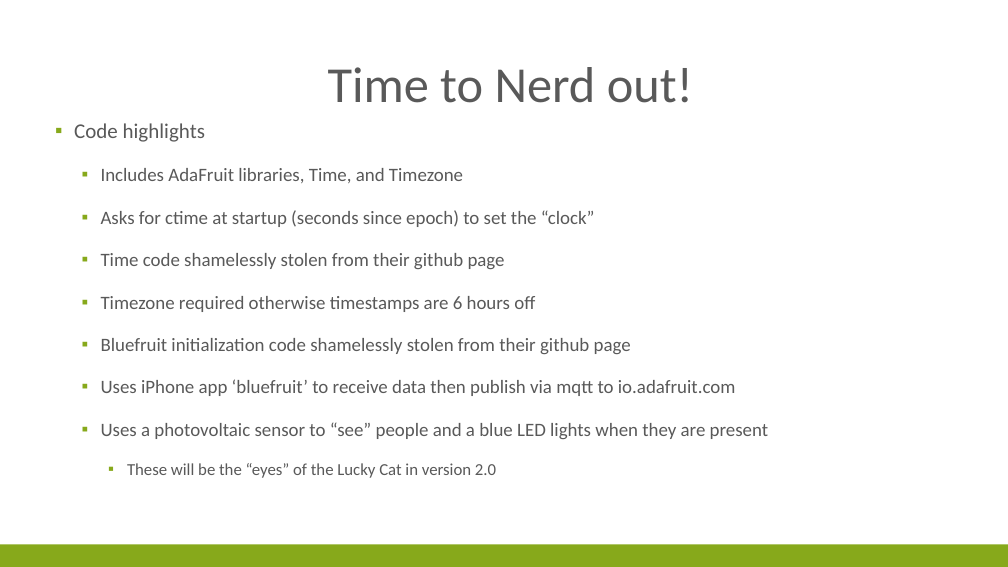
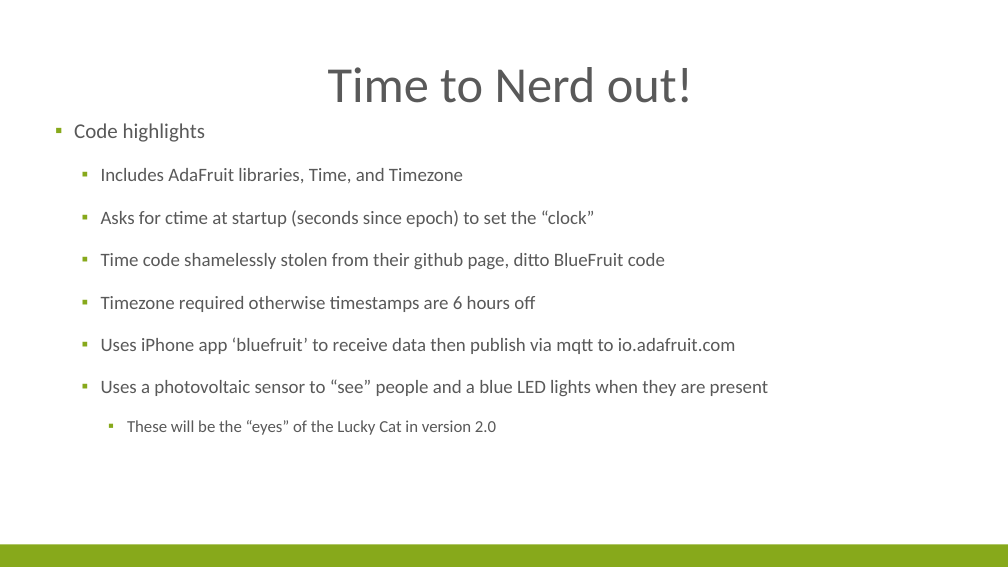
Before and after one commit to randybey/gotAsec, a slide deck: slide 11 of Time Tracking solutions.pptx (slide 12 before the commit). Drawn at 1008x567 pixels with LibreOffice and Linux fonts; fonts in the diff are those of the drawing. Boxes give left, top, right and bottom in pixels: in the first picture for what was removed or moved away, otherwise in the second. Text is boxed around its words. In the diff, an @@ line names an element or a change of style, - is before the commit and + after.

```diff
--- a/Time Tracking solutions.pptx
+++ b/Time Tracking solutions.pptx
@@ text at (101,253,665,269): text changed @@
-  ▪ Time code shamelessly stolen from their github page
+  ▪ Time code shamelessly stolen from their github page, ditto BlueFruit code
@@ text at (101,338,631,354): paragraph removed @@
-  ▪ Bluefruit initialization code shamelessly stolen from their github page
```
Also in this commit, not shown: 2 other slides changed, 1 slide removed.
